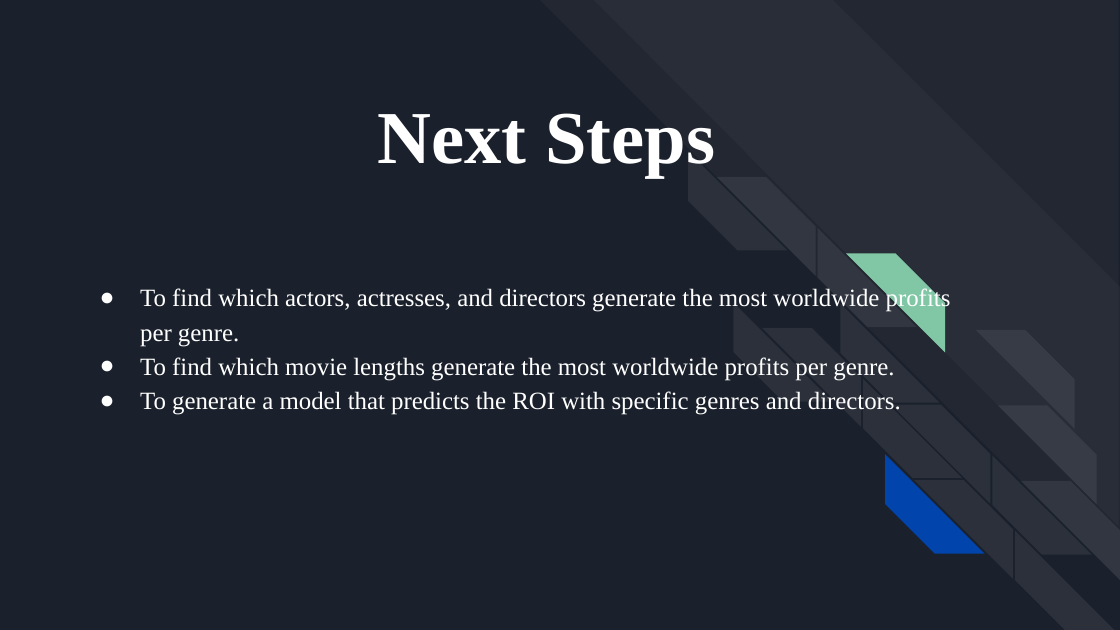
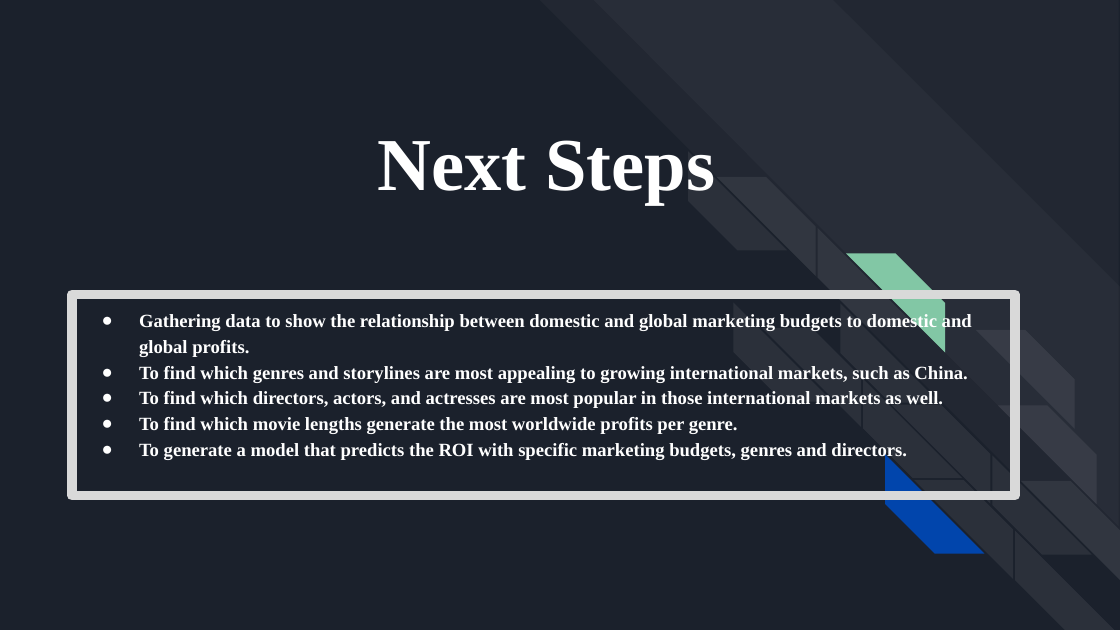
Before and after one commit to luaymatalka/movie-industry---exploratory-data-analysis, a slide deck: slide 9 of reports/presentation.pptx (slide 7 before the commit). Drawn at 1120x630 pixels with LibreOffice and Linux fonts; fonts in the diff are those of the drawing. Boxes give left, top, right and bottom in pixels: in the first picture for what was removed or moved away, otherwise in the second. Text is boxed around its words. In the diff, an @@ line names an element or a change of style, - is before the commit and + after.

```diff
--- a/reports/presentation.pptx
+++ b/reports/presentation.pptx
@@ title "Next Steps": place and size @@
-title "Next Steps" at [377, 113, 715, 178]
+title "Next Steps" at [377, 140, 715, 205]
@@ text "Gathering data to show the ...": place and size @@
-text "Gathering data to show the ..." at [140, 287, 951, 415]
+text "Gathering data to show the ..." at [139, 313, 972, 461]
@@ rectangle added at [72, 295, 1015, 496], outline #D9D9D9 6 pt @@
@@ text at [139, 313, 972, 408]: text changed; size 16 to 12 pt; bold on @@
-● To find which actors, actresses, and directors generate the most worldwide profits per genre.
+● Gathering data to show the relationship between domestic and global marketing budgets to domestic and global profits.
+● To find which genres and storylines are most appealing to growing international markets, such as China.
+● To find which directors, actors, and actresses are most popular in those international markets as well.
@@ text at [139, 417, 738, 434]: size 16 to 12 pt, bold on in "To find which movie lengths generate the ..."; indent changed @@
@@ text at [139, 443, 907, 461]: text changed; size 16 to 12 pt; bold on @@
-● To generate a model that predicts the ROI with specific genres and directors.
+● To generate a model that predicts the ROI with specific marketing budgets, genres and directors.
```
Also in this commit, not shown: 2 other slides changed, 2 slides added.
